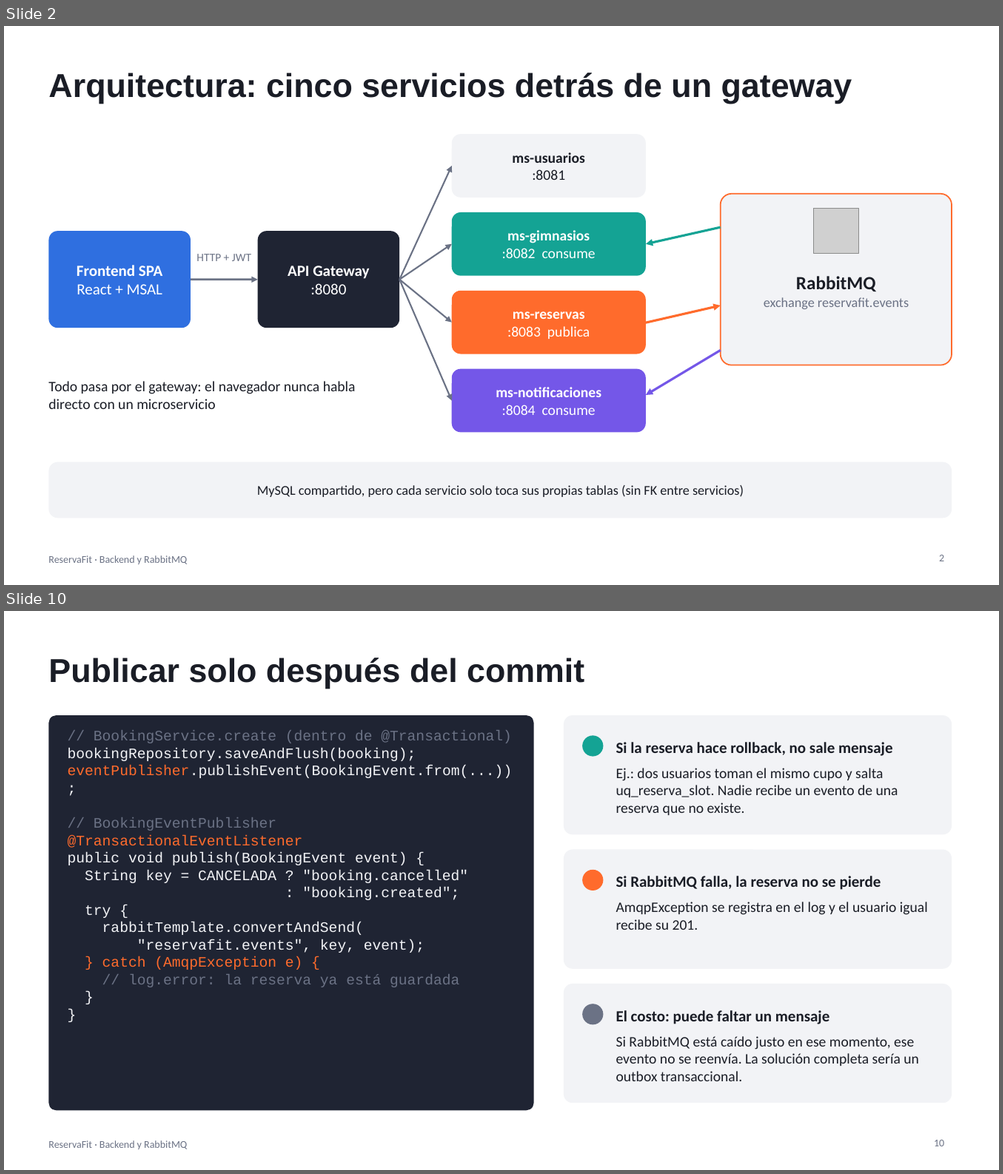
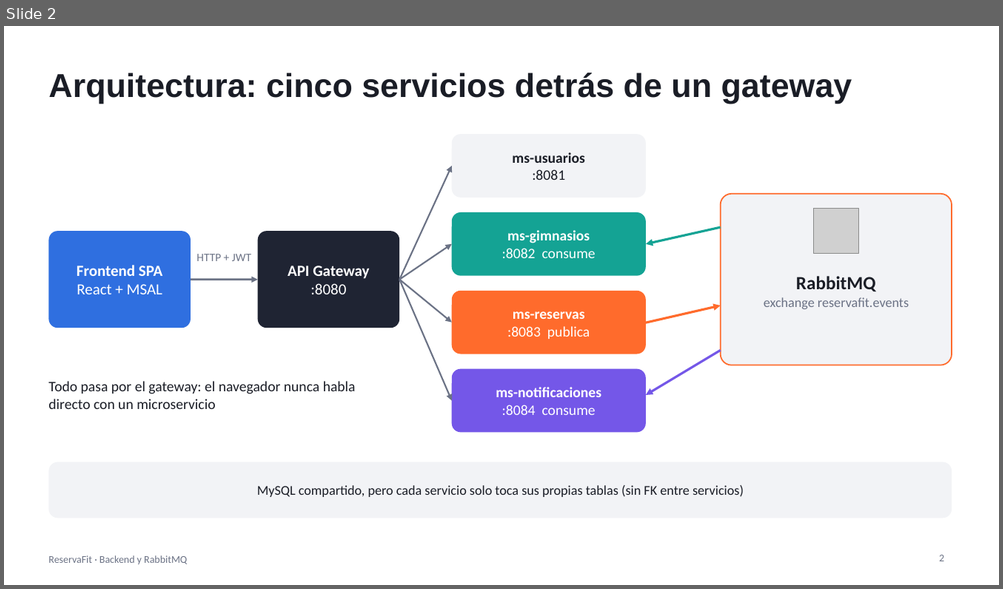
Before and after one commit to nxiiio/ReservaFit, a slide deck: docs/presentacion-backend-rabbitmq.pptx. Shown one above the other, each under a label of ours: slides 2 and 10 before the commit, slide 2 after it; the slides between them are not shown. The pictures are 1003x1174 and 1003x589 pixels, drawn with LibreOffice and Linux fonts; fonts in the diff are those of the drawing; grey boxes stand for pictures. Boxes give left, top, right and bottom in pixels: in the first picture for what was removed or moved away, otherwise in the second. Text is boxed around its words. In the diff, an @@ line names an element or a change of style, - is before the commit and + after.

```diff
--- a/docs/presentacion-backend-rabbitmq.pptx
+++ b/docs/presentacion-backend-rabbitmq.pptx
@@ slide 10 removed at (4, 611, 999, 1170), background #FFFFFF; not listed: 1 template element that a slide beside it also shows @@
@@ title removed at (48, 658, 584, 688) @@
-Publicar solo después del commit
@@ rounded rectangle removed at (48, 715, 534, 1111) @@
@@ rounded rectangle removed at (563, 715, 951, 834) @@
@@ text removed at (68, 730, 512, 988) @@
-// BookingService.create (dentro de @Transactional)
-bookingRepository.saveAndFlush(booking);
-eventPublisher.publishEvent(BookingEvent.from(...));
-// BookingEventPublisher
-@TransactionalEventListener
-public void publish(BookingEvent event) {
-String key = CANCELADA ? "booking.cancelled"
-: "booking.created";
-try {
-rabbitTemplate.convertAndSend(
-"reservafit.events", key, event);
-} catch (AmqpException e) {
-// log.error: la reserva ya está guardada
-}
-}
@@ ellipse removed at (582, 735, 603, 757) @@
@@ text removed at (616, 742, 892, 756) @@
-Si la reserva hace rollback, no sale mensaje
@@ text removed at (616, 768, 898, 815) @@
-Ej.: dos usuarios toman el mismo cupo y salta uq_reserva_slot. Nadie recibe un evento de una reserva que no existe.
@@ rounded rectangle removed at (563, 850, 951, 969) @@
@@ ellipse removed at (582, 870, 603, 891) @@
@@ text removed at (616, 876, 881, 890) @@
-Si RabbitMQ falla, la reserva no se pierde
@@ text removed at (616, 902, 928, 930) @@
-AmqpException se registra en el log y el usuario igual recibe su 201.
@@ rounded rectangle removed at (563, 984, 951, 1103) @@
@@ ellipse removed at (582, 1004, 603, 1025) @@
@@ text removed at (616, 1011, 830, 1025) @@
-El costo: puede faltar un mensaje
@@ text removed at (616, 1037, 919, 1082) @@
-Si RabbitMQ está caído justo en ese momento, ese evento no se reenvía. La solución completa sería un outbox transaccional.
@@ page number removed at (933, 1140, 944, 1147) @@
-10
```
Also in this commit, not shown: 10 slides changed, 3 slides added, 3 other slides removed.
